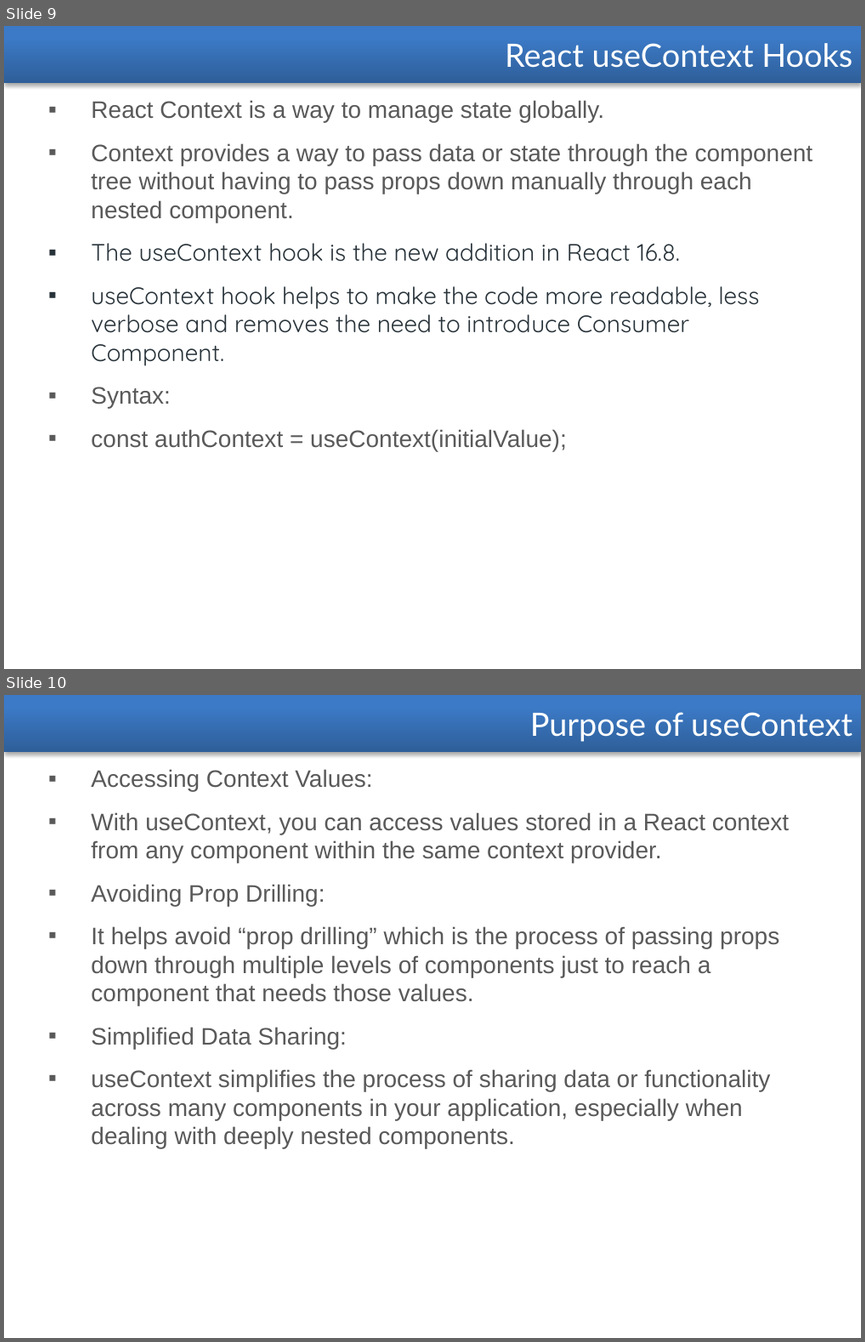
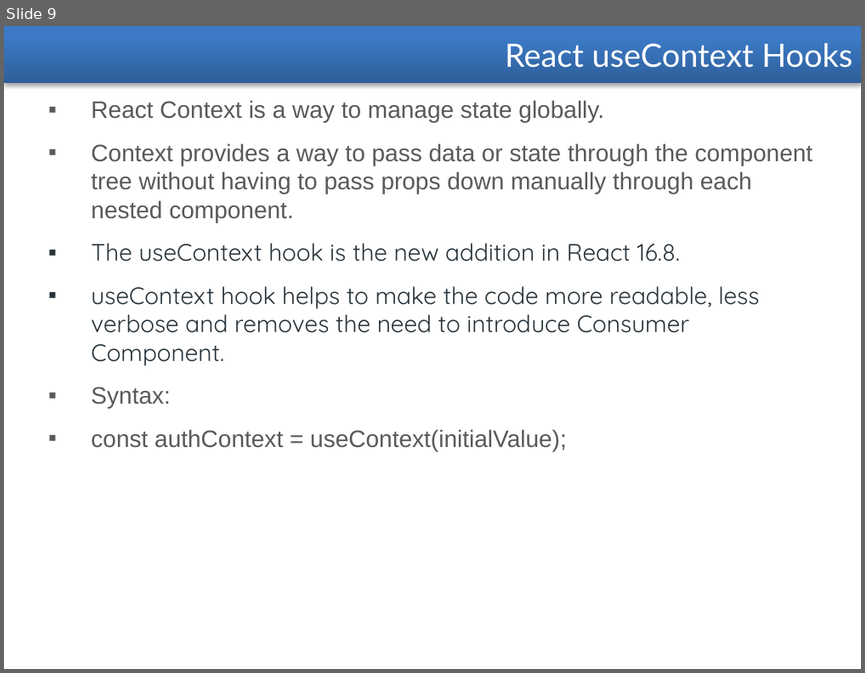
Before and after one commit to santuparsi/react-dotnet-repo, a slide deck: React/PPT/React-Hooks.pptx. Shown one above the other, each under a label of ours: slides 9 and 10 before the commit, slide 9 after it. The pictures are 865x1342 and 865x673 pixels, drawn with LibreOffice and Linux fonts; fonts in the diff are those of the drawing. Boxes give left, top, right and bottom in pixels: in the first picture for what was removed or moved away, otherwise in the second. Text is boxed around its words. In the diff, an @@ line names an element or a change of style, - is before the commit and + after.

```diff
--- a/React/PPT/React-Hooks.pptx
+++ b/React/PPT/React-Hooks.pptx
@@ slide 10 removed at (x1=4, y1=695, x2=861, y2=1338), background #FFFFFF @@
@@ rectangle removed at (x1=4, y1=695, x2=861, y2=753) @@
-Purpose of useContext
@@ text removed at (x1=91, y1=769, x2=789, y2=1148) @@
-▪ Accessing Context Values:
-▪ With useContext, you can access values stored in a React context from any component within the same context provider.
-▪ Avoiding Prop Drilling:
-▪ It helps avoid “prop drilling” which is the process of passing props down through multiple levels of components just to reach a component that needs those values.
-▪ Simplified Data Sharing:
-▪ useContext simplifies the process of sharing data or functionality across many components in your application, especially when dealing with deeply nested components.
```
Also in this commit, not shown: 2 other slides removed, 24 other files.
